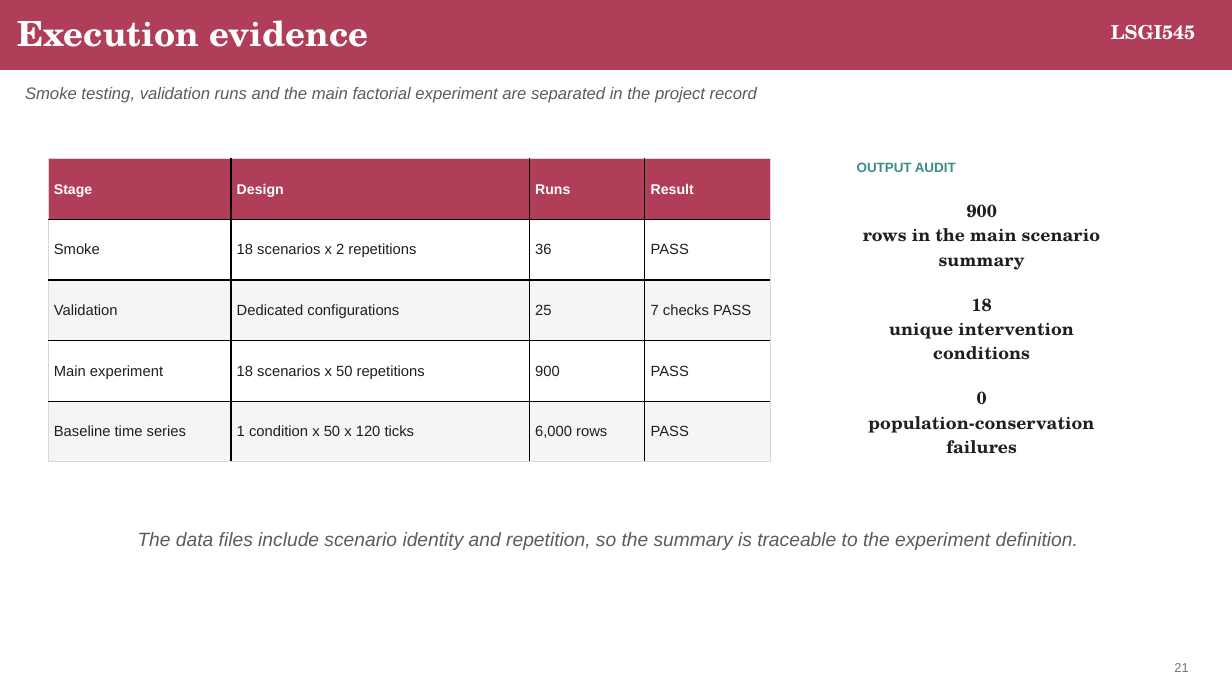
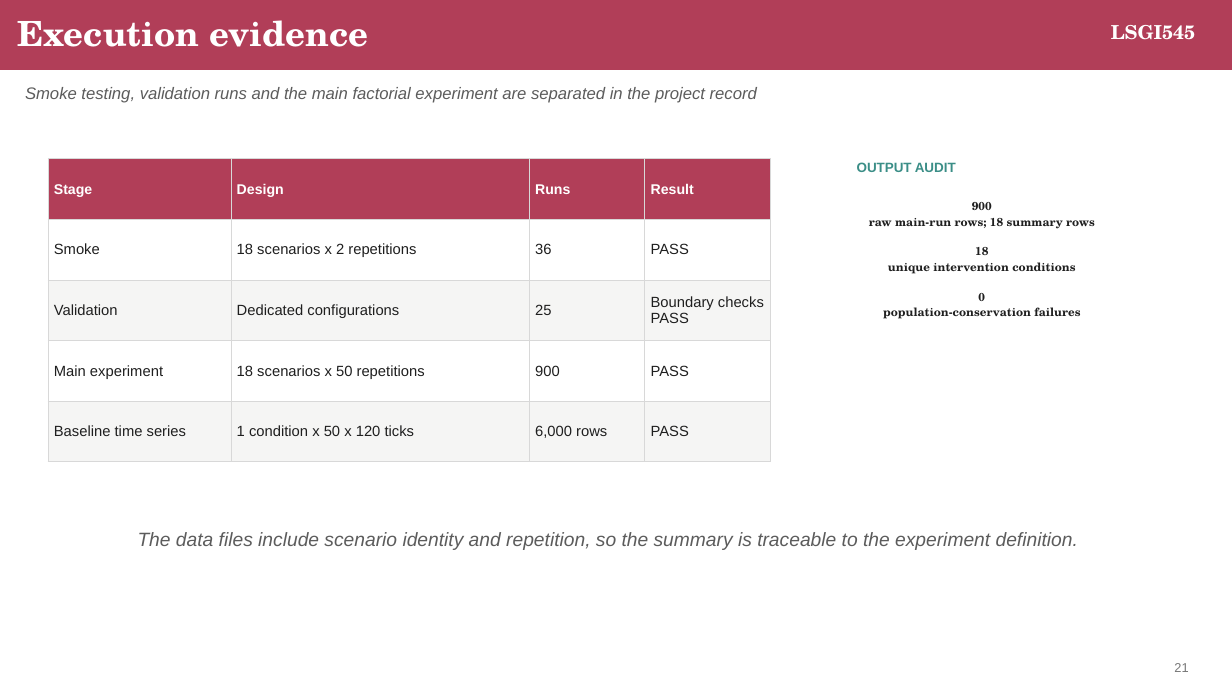
Before and after one commit to LIUXiaolu424/LSGI545-Group26, a slide deck: slide 21 of group_report_presentation/output/Norovirus_Dormitory_ABM_Group_Presentation.pptx. Drawn at 1232x693 pixels with LibreOffice and Linux fonts; fonts in the diff are those of the drawing. Boxes give left, top, right and bottom in pixels: in the first picture for what was removed or moved away, otherwise in the second. Text is boxed around its words. In the diff, an @@ line names an element or a change of style, - is before the commit and + after.

```diff
--- a/group_report_presentation/output/Norovirus_Dormitory_ABM_Group_Presentation.pptx
+++ b/group_report_presentation/output/Norovirus_Dormitory_ABM_Group_Presentation.pptx
@@ table at [48, 159, 770, 462] @@
-row 3, column 4: 7 checks PASS
+row 3, column 4: Boundary checks PASS
@@ borders changed @@
@@ text at [883, 202, 1080, 319]: size 13.8 to 8.9 pt in "900", "18", "unique intervention conditions", "0" and 1 more places @@
@@ text at [869, 218, 1095, 229]: text changed; size 13.8 to 8.9 pt @@
-rows in the main scenario summary
+raw main-run rows; 18 summary rows
```
Also in this commit, not shown: 18 other slides changed, 7 other files.
